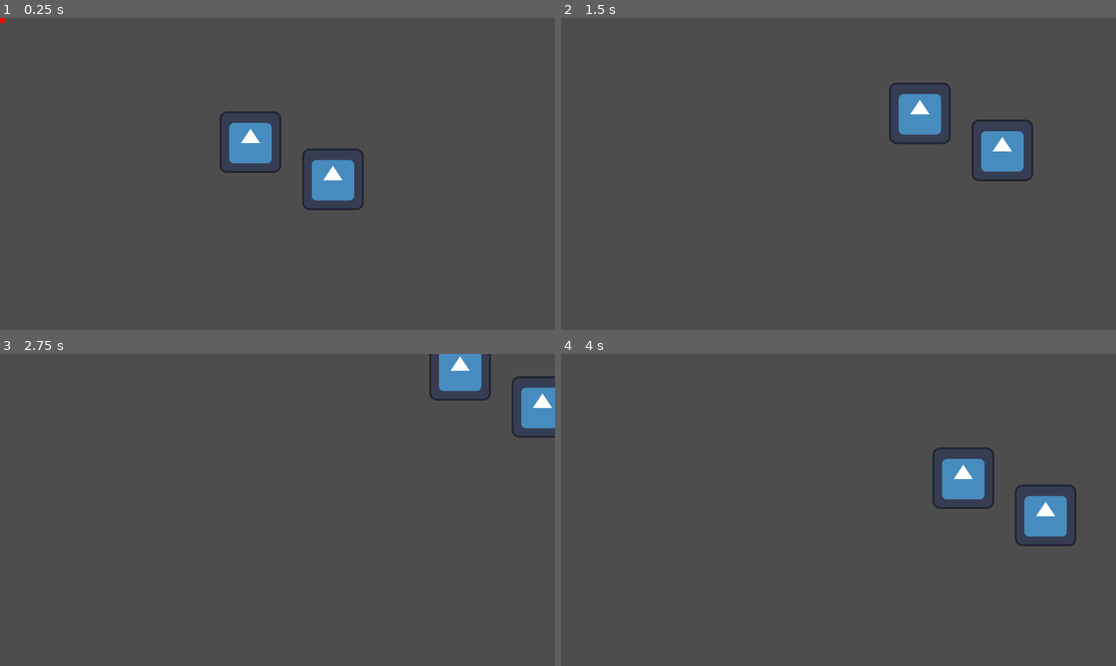
Above: before the commit, frames 1-4 (two rows, left to right).
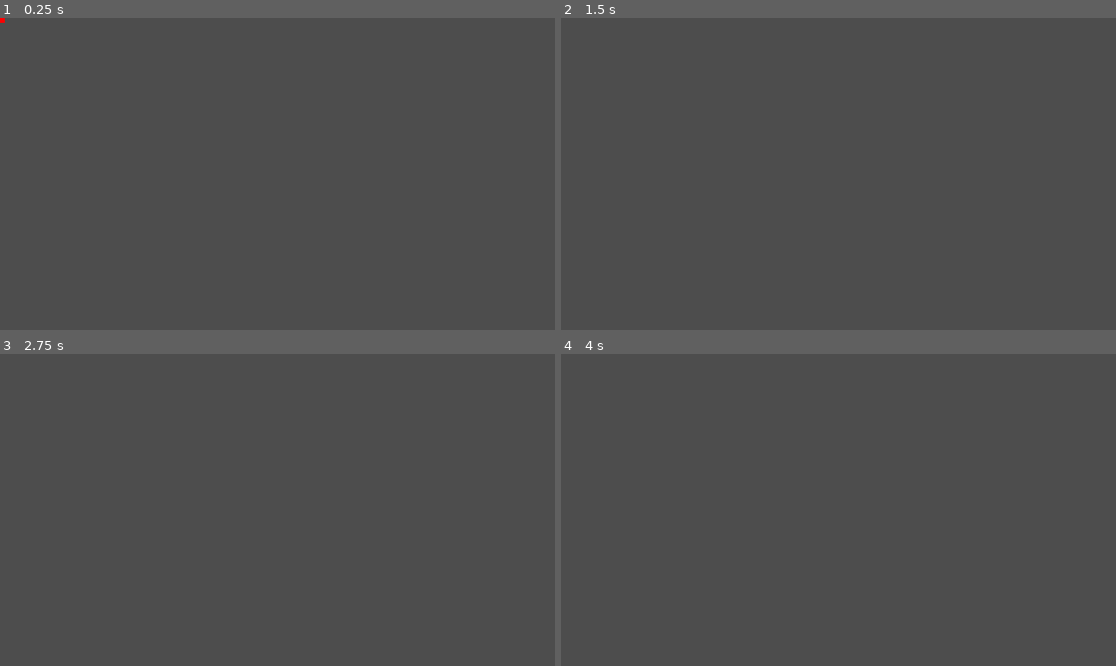
Above: after the commit, the same moments.

Repository: imogawomp/gunpit
Game: Godot game, scene res://levels/test_level.tscn
Same seed, same stepped clock (60 frames per second), same inputs: the game is played once before the commit and once after it. The engine's default icon, where the game draws it, is replaced by a stand-in: a white triangle on a blue panel in a dark square.
Inputs (mouse positions are in pixels of both pictures, inside the frame that each line leads up to):
- Up to frame 1 (0.25 s): no input
- Up to frame 2 (1.5 s): tap Enter at 0.5 s; move the mouse to (960, 158) at 0.52 s; hold Right (ui_right) 0.53-1.28 s; hold Ctrl (ctrl) 0.53-1.28 s; move the mouse to (727, 189) at 1.27 s; hold Down (ui_down) from 1.28 s (still down); click (727, 189) at 1.35 s
- Up to frame 3 (2.75 s): move the mouse to (333, 441) at 2.02 s; release Down (ui_down) at 2.03 s; hold Right (ui_right) from 2.03 s (still down); right-click (333, 441) at 2.1 s
- Up to frame 4 (4 s): move the mouse to (810, 572) at 2.77 s; release Right (ui_right) at 2.78 s; hold Up (ui_up) 2.78-3.53 s; tap Ctrl (ctrl) at 2.85 s; move the mouse to (1005, 556) at 3.52 s; hold Left (ui_left) from 3.53 s (still down); click (1005, 556) at 3.6 s

The runs differ from the first frame. In frame 1, 2.5% of the frame differs, in the area x 39-66%, y 29-62%; in frame 2, 2.5%; in frame 3, 2.1%; in frame 4, 2.6%, in the area x 66-93%, y 29-62%.

Commit message:
Unit scene removal

Diff:
--- a/levels/test_level.tscn
+++ b/levels/test_level.tscn
@@ -1,14 +1,7 @@
-[gd_scene load_steps=3 format=3 uid="uid://cib7c3gled5k8"]
+[gd_scene load_steps=2 format=3 uid="uid://cib7c3gled5k8"]
 
-[ext_resource type="PackedScene" uid="uid://d1mtanb30ylc4" path="res://units/unit/unit.tscn" id="1_6lxmh"]
 [ext_resource type="PackedScene" uid="uid://buaau86qm8hfr" path="res://units/unit_handler/unit_handler.tscn" id="2_t3iyp"]
 
 [node name="test_level" type="Node2D"]
 
 [node name="unit_handler" parent="." instance=ExtResource("2_t3iyp")]
-
-[node name="unit2" parent="unit_handler" instance=ExtResource("1_6lxmh")]
-position = Vector2(691, 335)
-
-[node name="unit" parent="unit_handler" instance=ExtResource("1_6lxmh")]
-position = Vector2(520, 258)
--- a/units/unit/unit.tscn
+++ /dev/null
@@ -1,16 +0,0 @@
-[gd_scene load_steps=4 format=3 uid="uid://d1mtanb30ylc4"]
-
-[ext_resource type="Script" path="res://units/unit/unit.gd" id="1_7p6w5"]
-[ext_resource type="Texture2D" uid="uid://hb1y1cxl0w55" path="res://icon.svg" id="2_t0b2d"]
-
-[sub_resource type="CircleShape2D" id="CircleShape2D_nuqc4"]
-radius = 63.0317
-
-[node name="unit" type="CharacterBody2D"]
-script = ExtResource("1_7p6w5")
-
-[node name="CollisionShape2D" type="CollisionShape2D" parent="."]
-shape = SubResource("CircleShape2D_nuqc4")
-
-[node name="Sprite2D" type="Sprite2D" parent="."]
-texture = ExtResource("2_t0b2d")
